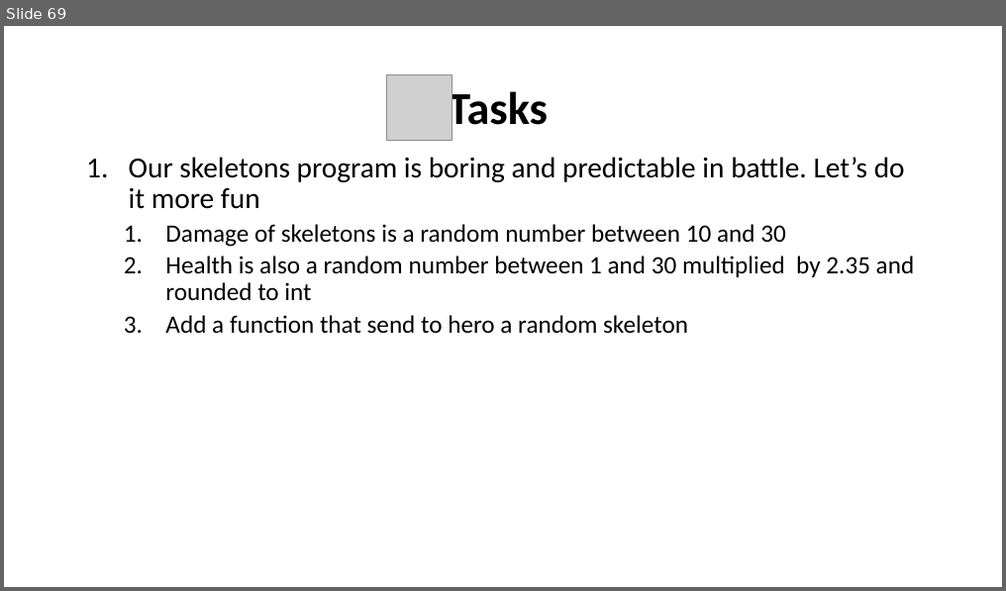
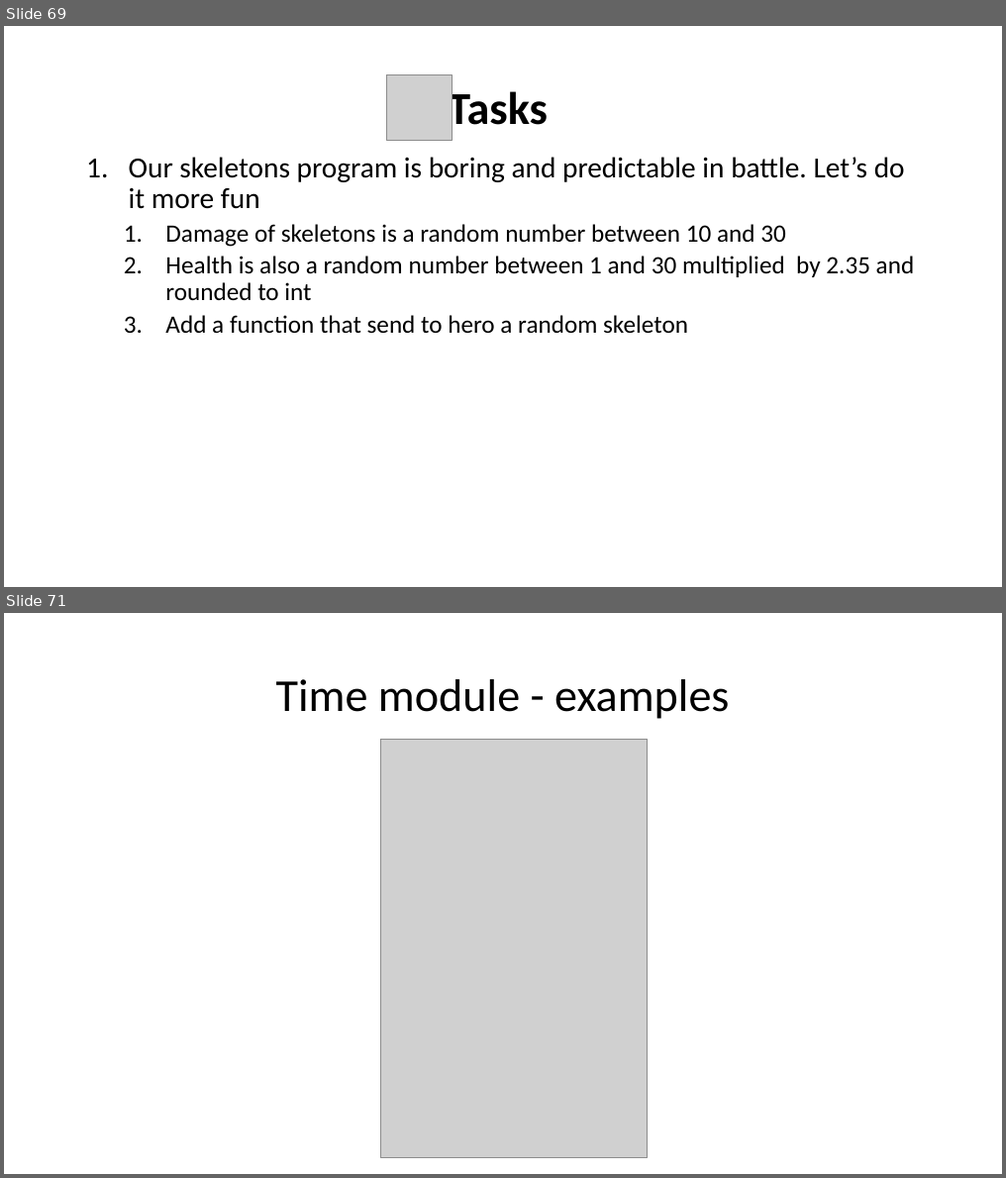
Before and after one commit to WonderLuc/brother-bootcamp, a slide deck: python 101/python_101.pptx. Shown one above the other, each under a label of ours: slide 69 before the commit, slides 69 and 71 after it; the slides between them are not shown. The pictures are 1006x591 and 1006x1178 pixels, drawn with LibreOffice and Linux fonts; fonts in the diff are those of the drawing; grey boxes stand for pictures; background and template pictures are left out. Boxes give left, top, right and bottom in pixels: in the first picture for what was removed or moved away, otherwise in the second. Text is boxed around its words. In the diff, an @@ line names an element or a change of style, - is before the commit and + after.

Commit message:
feat: add datetime and date modules

```diff
--- a/python 101/python_101.pptx
+++ b/python 101/python_101.pptx
@@ slide 71 added at [4,613,1002,1174], background picture (left out) @@
@@ title added at [276,679,729,719], 44 pt, text #000000 @@
+Time module - examples
@@ picture added at [381,739,648,1158] @@
```
Also in this commit, not shown: 2 slides changed, 6 other slides added, 2 other files.
